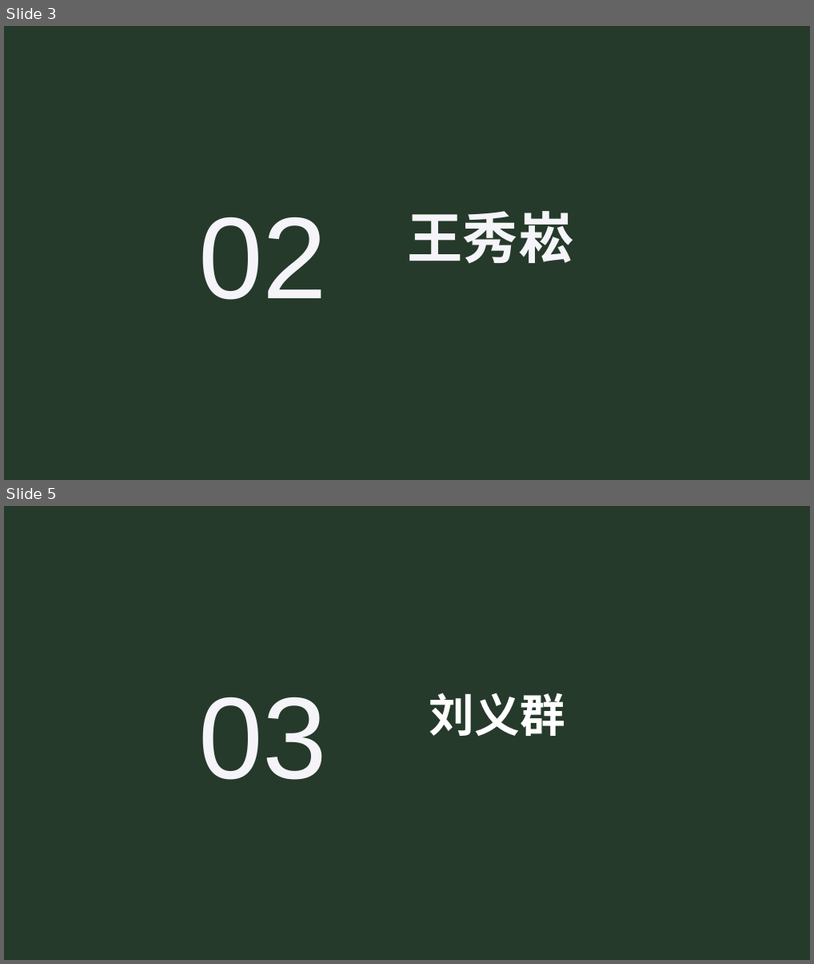
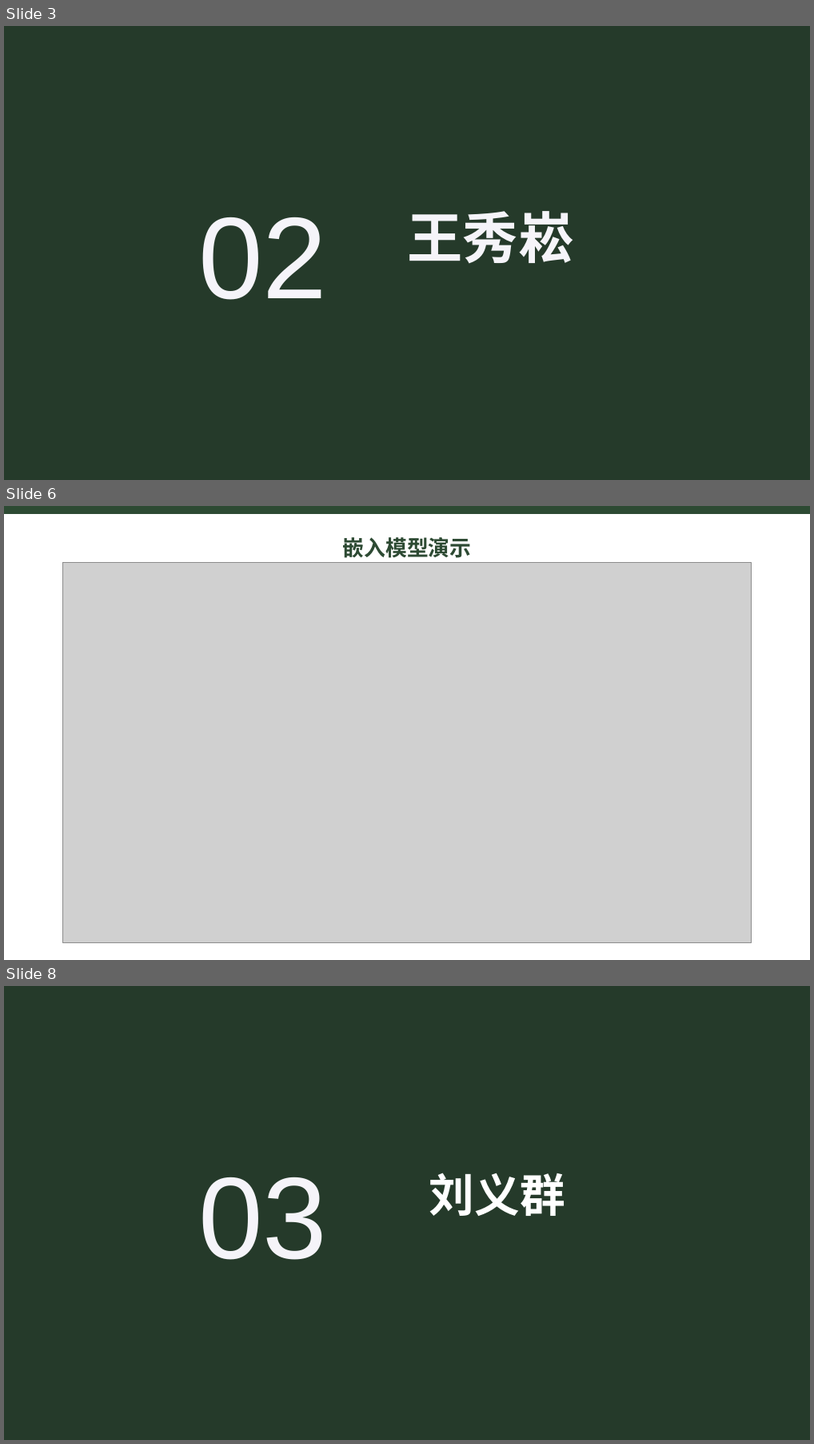
Before and after one commit to fivekilo/myrag, a slide deck: report/myrag总结.pptx. Shown one above the other, each under a label of ours: slides 3 and 5 before the commit, slides 3, 6 and 8 after it; the slides between them are not shown. The pictures are 814x964 and 814x1444 pixels, drawn with LibreOffice and Linux fonts; fonts in the diff are those of the drawing; grey boxes stand for pictures. Boxes give left, top, right and bottom in pixels: in the first picture for what was removed or moved away, otherwise in the second. Text is boxed around its words. In the diff, an @@ line names an element or a change of style, - is before the commit and + after.

```diff
--- a/report/myrag总结.pptx
+++ b/report/myrag总结.pptx
@@ slide 6 added at <box>4,506,810,960</box>, background #FFFFFF @@
@@ rectangle added at <box>4,506,810,513</box>, fill #2D4A33, outline #2D4A33 0 pt @@
@@ text added at <box>343,537,472,558</box>, 25.5 pt, text #2D4A33, bold @@
+嵌入模型演示
@@ picture added at <box>62,563,751,942</box> @@
@@ what was slide 5 is now slide 8 @@
```
Also in this commit, not shown: 1 slide changed, 2 other slides added, 2 other files.
